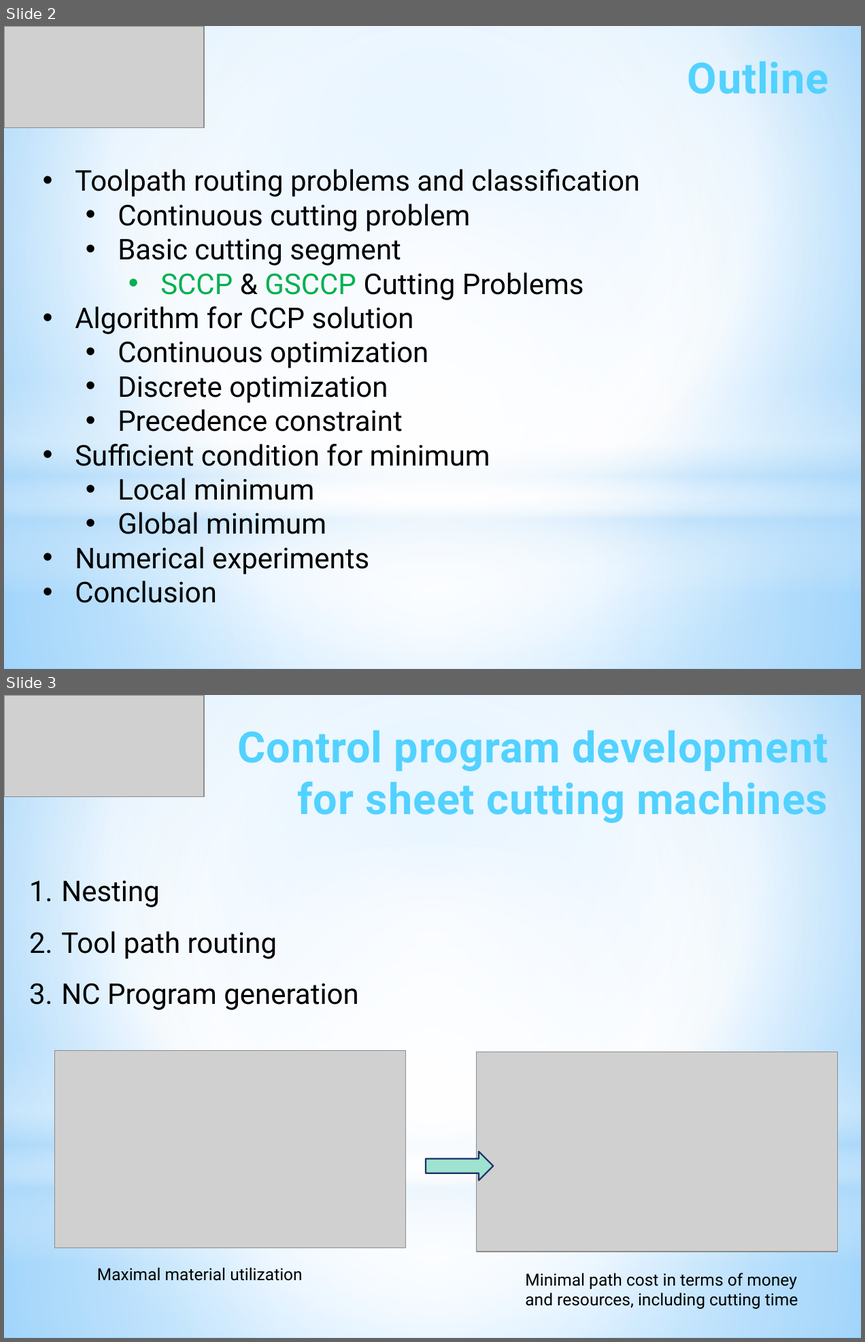
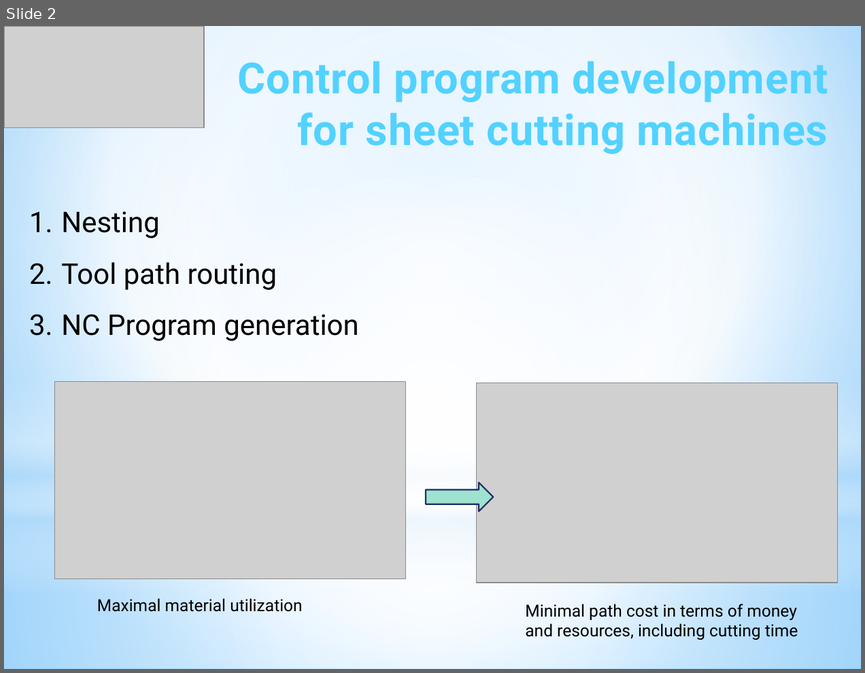
Before and after one commit to ukoloff/LaTeX, a slide deck: 2024/iGSCCP.pptx. Shown one above the other, each under a label of ours: slides 2 and 3 before the commit, slide 2 after it. The pictures are 865x1342 and 865x673 pixels, drawn with LibreOffice and Linux fonts; fonts in the diff are those of the drawing; grey boxes stand for pictures. Boxes give left, top, right and bottom in pixels: in the first picture for what was removed or moved away, otherwise in the second. Text is boxed around its words. In the diff, an @@ line names an element or a change of style, - is before the commit and + after.

```diff
--- a/2024/iGSCCP.pptx
+++ b/2024/iGSCCP.pptx
@@ slide 2 removed at [4, 26, 861, 669], background gradient #9ED5FF to #FFFFFF to #5BB9FF; not listed: 4 template elements that a slide beside it also shows @@
@@ picture removed at [4, 26, 204, 128] @@
@@ text removed at [687, 61, 829, 94] @@
-Outline
@@ text removed at [75, 169, 640, 603] @@
-• Toolpath routing problems and classification
-  • Continuous cutting problem
-  • Basic cutting segment
-    • SCCP & GSCCP Cutting Problems
-• Algorithm for CCP solution
-  • Continuous optimization
-  • Discrete optimization
-  • Precedence constraint
-• Sufficient condition for minimum
-  • Local minimum
-  • Global minimum
-• Numerical experiments
-• Conclusion
@@ what was slide 3 is now slide 2 @@
```
Also in this commit, not shown: 3 slides changed, 1 slide added, 1 other slide removed.
